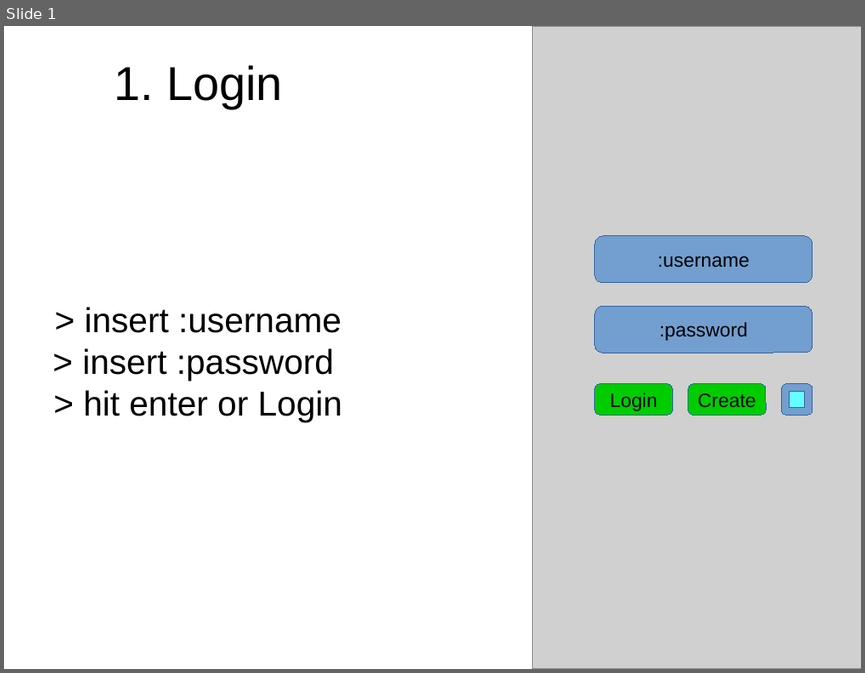
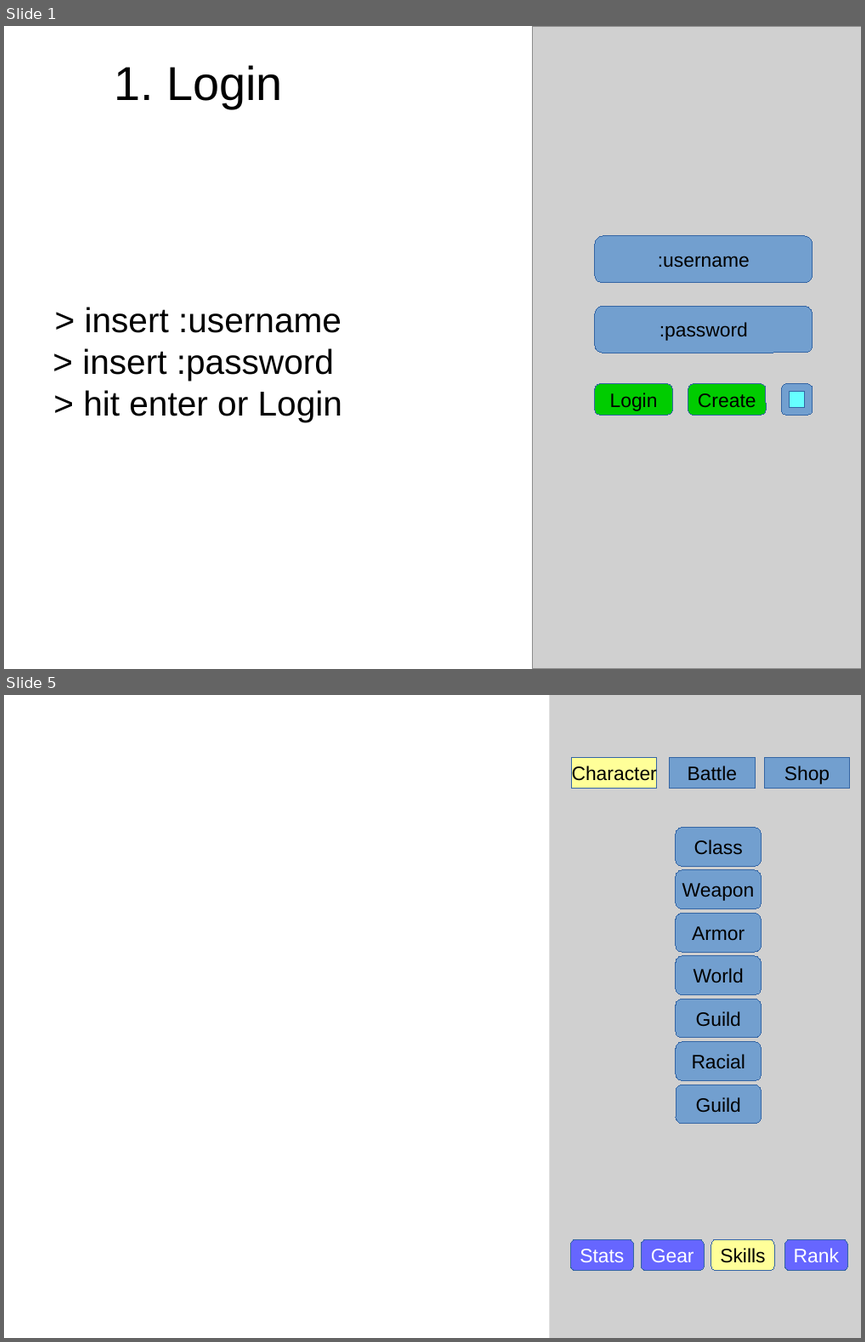
Before and after one commit to szEIgo/rotation, a slide deck: Docs/Rotation Perfekter.odp. Shown one above the other, each under a label of ours: slide 1 before the commit, slides 1 and 5 after it; the slides between them are not shown. The pictures are 865x673 and 865x1342 pixels, drawn with LibreOffice and Linux fonts; fonts in the diff are those of the drawing; grey boxes stand for pictures. Boxes give left, top, right and bottom in pixels: in the first picture for what was removed or moved away, otherwise in the second. Text is boxed around its words. In the diff, an @@ line names an element or a change of style, - is before the commit and + after.

```diff
--- a/Docs/Rotation Perfekter.odp
+++ b/Docs/Rotation Perfekter.odp
@@ slide 5 added at (4, 695, 861, 1338), background #FFFFFF @@
@@ picture added at (549, 695, 861, 1338) @@
@@ rectangle added at (572, 757, 657, 789), fill #FFFF99, outline #3465A4 0 pt, 18 pt, text #000000 @@
+Character
@@ rectangle added at (670, 757, 755, 789), fill #729FCF, outline #3465A4 0 pt, 18 pt, text #000000 @@
+Battle
@@ rectangle added at (765, 757, 850, 789), fill #729FCF, outline #3465A4 0 pt, 18 pt, text #000000 @@
+Shop
@@ rounded rectangle added at (676, 827, 761, 866), fill #729FCF, outline #3465A4 0 pt, 18 pt, text #000000 @@
+Class
@@ rounded rectangle added at (676, 870, 761, 909), fill #729FCF, outline #3465A4 0 pt, 18 pt, text #000000 @@
+Weapon
@@ rounded rectangle added at (676, 913, 761, 952), fill #729FCF, outline #3465A4 0 pt, 18 pt, text #000000 @@
+Armor
@@ rounded rectangle added at (676, 955, 761, 994), fill #729FCF, outline #3465A4 0 pt, 18 pt, text #000000 @@
+World
@@ rounded rectangle added at (676, 999, 761, 1038), fill #729FCF, outline #3465A4 0 pt, 18 pt, text #000000 @@
+Guild
@@ rounded rectangle added at (676, 1042, 761, 1081), fill #729FCF, outline #3465A4 0 pt, 18 pt, text #000000 @@
+Racial
@@ rounded rectangle added at (676, 1084, 761, 1123), fill #729FCF, outline #3465A4 0 pt, 18 pt, text #000000 @@
+Guild
@@ rounded rectangle added at (571, 1239, 634, 1270), fill #6666FF, outline #3465A4 0 pt, 18 pt, text #FFFFFF @@
+Stats
@@ rounded rectangle added at (641, 1239, 704, 1270), fill #6666FF, outline #3465A4 0 pt, 18 pt, text #FFFFFF @@
+Gear
@@ rounded rectangle added at (711, 1239, 774, 1270), fill #FFFF99, outline #3465A4 0 pt, 18 pt, text #000000 @@
+Skills
@@ rounded rectangle added at (784, 1239, 847, 1270), fill #6666FF, outline #3465A4 0 pt, 18 pt, text #FFFFFF @@
+Rank
```
Also in this commit, not shown: 3 other slides added, 3 slides removed, 1 other file.
